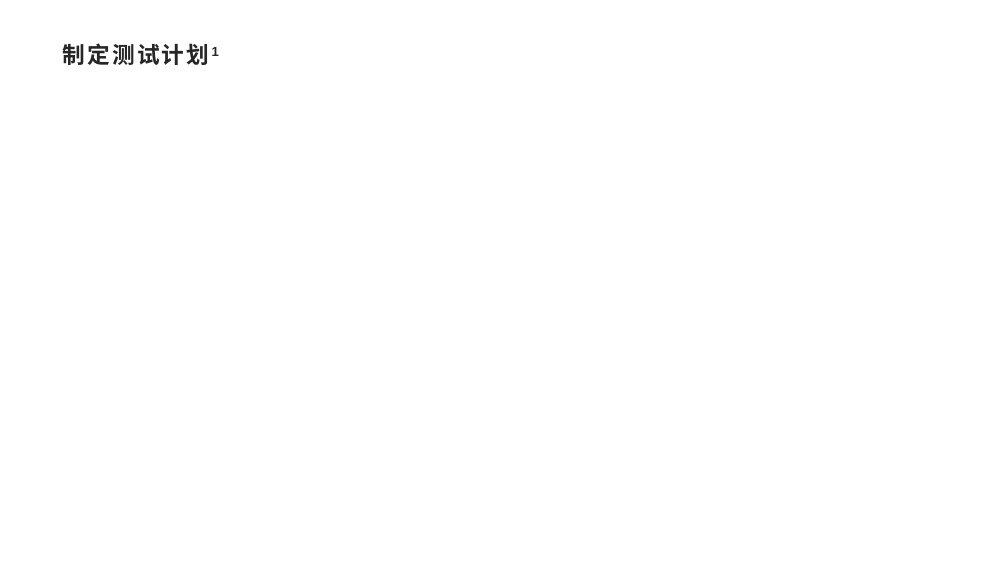
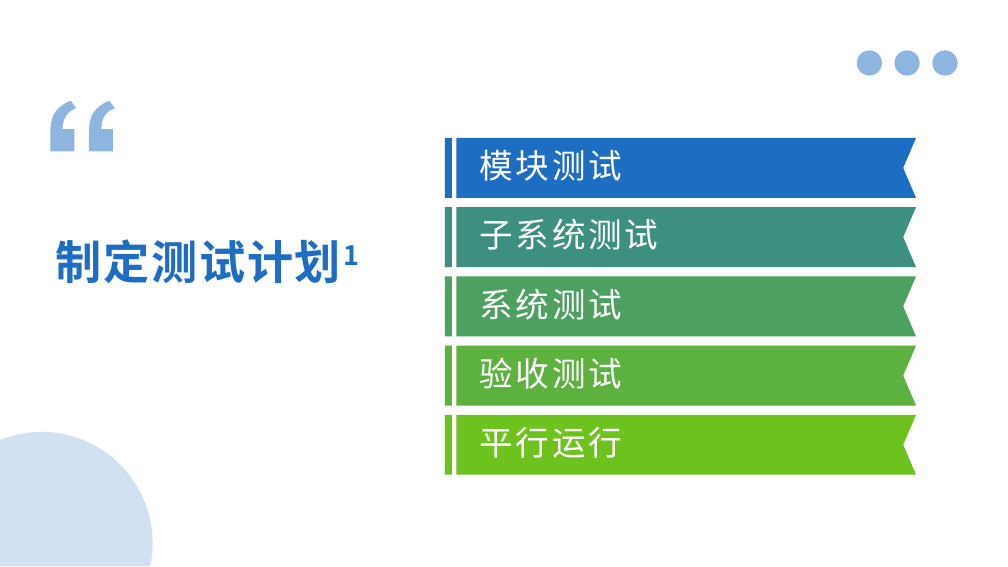
Before and after one commit to xlisses/ruang, a slide deck: slide 10 of detailed_design/项目设计.pptx. Drawn at 1008x567 pixels with LibreOffice and Linux fonts; fonts in the diff are those of the drawing. Boxes give left, top, right and bottom in pixels: in the first picture for what was removed or moved away, otherwise in the second. Text is boxed around its words. In the diff, an @@ line names an element or a change of style, - is before the commit and + after.

```diff
--- a/detailed_design/项目设计.pptx
+++ b/detailed_design/项目设计.pptx
@@ ellipse added at (x1=857, y1=51, x2=882, y2=76), fill #1D6DC2 at 50% opacity @@
@@ ellipse added at (x1=895, y1=51, x2=920, y2=76), fill #1D6DC2 at 50% opacity @@
@@ ellipse added at (x1=932, y1=51, x2=957, y2=76), fill #1D6DC2 at 50% opacity @@
@@ freeform shape added at (x1=51, y1=101, x2=115, y2=151), fill #1D6DC2 at 50% opacity @@
@@ rectangle added at (x1=445, y1=138, x2=451, y2=198), fill #1D6DC2 @@
@@ freeform shape added at (x1=457, y1=138, x2=917, y2=198), fill #1D6DC2 @@
@@ text added at (x1=480, y1=149, x2=622, y2=181), 32 pt, text #FFFFFF @@
+模块测试
@@ text "制定测试计划1" moved from (x1=63, y1=43, x2=219, y2=65) to (x1=56, y1=239, x2=359, y2=283) @@
@@ text "制定测试计划1" at (x1=56, y1=239, x2=359, y2=283): size 21.6 to 44 pt, font Arial to Noto Sans CJK SC, text colour #262626 to #1D6DC2, letter spacing 2 to 1.6 pt; vertical alignment top to middle @@
@@ rectangle added at (x1=445, y1=207, x2=451, y2=267), fill #3D8F80 @@
@@ freeform shape added at (x1=457, y1=207, x2=917, y2=267), fill #3D8F80 @@
@@ text added at (x1=480, y1=219, x2=658, y2=250), 32 pt, text #FFFFFF @@
+子系统测试
@@ rectangle added at (x1=445, y1=277, x2=451, y2=337), fill #4DA05F @@
@@ freeform shape added at (x1=457, y1=277, x2=917, y2=337), fill #4DA05F @@
@@ text added at (x1=480, y1=289, x2=622, y2=320), 32 pt, text #FFFFFF @@
+系统测试
@@ rectangle added at (x1=445, y1=346, x2=451, y2=405), fill #5DB13E @@
@@ freeform shape added at (x1=457, y1=346, x2=917, y2=405), fill #5DB13E @@
@@ text added at (x1=480, y1=357, x2=622, y2=389), 32 pt, text #FFFFFF @@
+验收测试
@@ rectangle added at (x1=445, y1=415, x2=451, y2=475), fill #6DC21D @@
@@ freeform shape added at (x1=457, y1=415, x2=917, y2=475), fill #6DC21D @@
@@ freeform shape added at (x1=0, y1=432, x2=153, y2=566), fill #1D6DC2 at 20% opacity @@
@@ text added at (x1=480, y1=427, x2=622, y2=458), 32 pt, text #FFFFFF @@
+平行运行
```
Also in this commit, not shown: 2 other slides changed.
